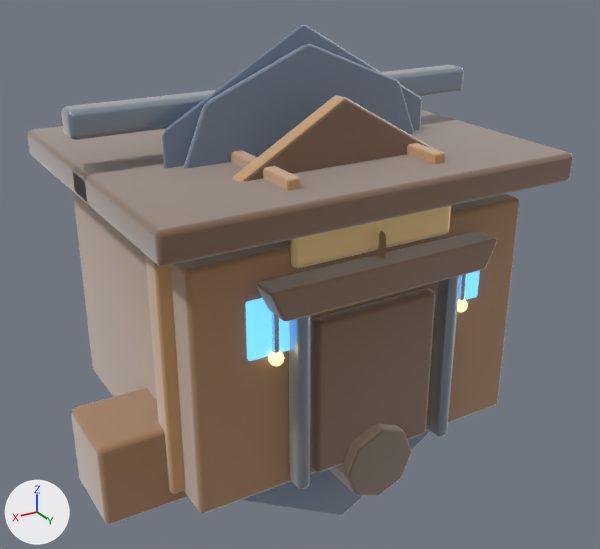
An edit to the glTF model public/assets/models/buildings/warehouse.glb, drawn before and after from the same camera.
The view is the same before and after, from a 50 mm camera at (3.09, 5.36, 3.81) aimed at (-0.1, 0.04, 1.15). Every picture has the same lights, and +X, +Y and +Z are marked at lower left. The older version comes first. Where no turn or scale is listed for an object, it has been applied to the vertices.

Names of what the first picture shows: 'LOD1_PROXY_cap', 'LOD2_PROXY_cap', 'cornerPost.R', 'crateB', 'door', 'doorFrameL', 'doorFrameR', 'frontAwning', 'plinth', 'ridge', 'roof.left', 'roof.right', 'roofTruss.L', 'roofTruss.R', 'warehouseBody', 'warehouseGable', 'warehouseSign', 'workPart' and 7 more.
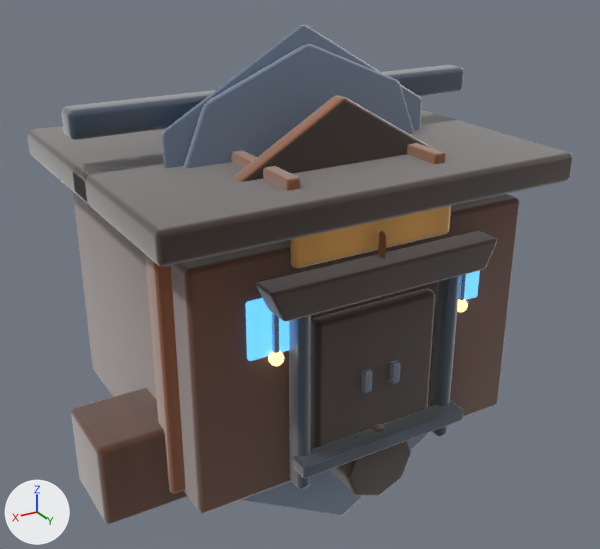
What differs and where, as boxes (x1, y1, x2, y2) in the pictures (600 x 549 px):
'warehouseBody', surface changed (darker): (73, 192, 520, 513) in both
'roof.left', surface changed: (73, 114, 573, 266) in both
'door', surface changed (darker): (310, 289, 435, 450) in both
'crateB', surface changed (darker): (71, 388, 187, 524) in both
'frontAwning', surface changed: (256, 231, 497, 321) in both
'warehouseGable', surface changed (darker): (233, 95, 434, 182) in both
'ridge', surface changed (darker): (62, 65, 464, 140) in both
'cornerPost.R', surface changed (darker): (145, 254, 185, 494) in both
'roof.right', surface changed: (27, 110, 435, 203) in both
'warehouseSign', surface changed: (290, 206, 451, 268) in both
'warehouseLoadingLip', added: after (293, 401, 463, 478)
'plinth', surface changed (darker): (330, 424, 411, 496) in both
'doorFrameR', surface changed (darker): (289, 315, 311, 489) in both
'doorFrameL', surface changed (darker): (429, 276, 460, 436) in both
'roofTruss.R', surface changed (darker): (231, 150, 300, 191) in both
'roofTruss.L', surface changed (darker): (407, 143, 446, 164) in both
'warehouseDoorHandle.R', added: after (362, 369, 372, 393)
'warehouseDoorHandle.L', added: after (389, 360, 400, 384)
'workPart', surface changed: (378, 231, 386, 259) in both

The change, as a list of edits to the scene's bpy script:
```text
Change mat_mat_warehouse_woodlight:
    where n2 = _N.new('ShaderNodeMix'); n2.name = 'Mix'
    remove n2.inputs[7].default_value = (0.56, 0.31, 0.12, 1.0)  # 'B', orange #c59761
    add n4 = _N.new('ShaderNodeTexImage'); n4.name = 'Image Texture'
    add n4.image = img_art_paint_mat_warehouse_woodlight
    where n3 = _N.new('ShaderNodeVertexColor'); n3.name = 'Color Attribute'
    remove _L.new(n3.outputs[0], n2.inputs[6])  # 'Color' to 'A'
    add _L.new(n3.outputs[0], n2.inputs[7])  # 'Color' to 'B'
    add _L.new(n4.outputs[0], n2.inputs[6])  # 'Color' to 'A'
Change mat_mat_warehouse_wood:
    where n2 = _N.new('ShaderNodeMix'); n2.name = 'Mix'
    remove n2.inputs[7].default_value = (0.36, 0.19, 0.08, 1.0)  # 'B', brown #a27950
    add n4 = _N.new('ShaderNodeTexImage'); n4.name = 'Image Texture'
    add n4.image = img_art_paint_mat_warehouse_wood
    where n3 = _N.new('ShaderNodeVertexColor'); n3.name = 'Color Attribute'
    remove _L.new(n3.outputs[0], n2.inputs[6])  # 'Color' to 'A'
    add _L.new(n3.outputs[0], n2.inputs[7])  # 'Color' to 'B'
    add _L.new(n4.outputs[0], n2.inputs[6])  # 'Color' to 'A'
Change mat_mat_warehouse_darkwood:
    where n2 = _N.new('ShaderNodeMix'); n2.name = 'Mix'
    remove n2.inputs[7].default_value = (0.2, 0.11, 0.06, 1.0)  # 'B', brown #7c5d45
    add n4 = _N.new('ShaderNodeTexImage'); n4.name = 'Image Texture'
    add n4.image = img_art_paint_mat_warehouse_darkwood
    where n3 = _N.new('ShaderNodeVertexColor'); n3.name = 'Color Attribute'
    remove _L.new(n3.outputs[0], n2.inputs[6])  # 'Color' to 'A'
    add _L.new(n3.outputs[0], n2.inputs[7])  # 'Color' to 'B'
    add _L.new(n4.outputs[0], n2.inputs[6])  # 'Color' to 'A'
Change mat_mat_warehouse_metal:
    where n2 = _N.new('ShaderNodeMix'); n2.name = 'Mix'
    remove n2.inputs[7].default_value = (0.32, 0.39, 0.48, 1.0)  # 'B', greyish blue #99a8b8
    add n4 = _N.new('ShaderNodeTexImage'); n4.name = 'Image Texture'
    add n4.image = img_art_paint_mat_warehouse_metal
    where n3 = _N.new('ShaderNodeVertexColor'); n3.name = 'Color Attribute'
    remove _L.new(n3.outputs[0], n2.inputs[6])  # 'Color' to 'A'
    add _L.new(n3.outputs[0], n2.inputs[7])  # 'Color' to 'B'
    add _L.new(n4.outputs[0], n2.inputs[6])  # 'Color' to 'A'
Change mat_mat_warehouse_stonedark:
    where n2 = _N.new('ShaderNodeMix'); n2.name = 'Mix'
    remove n2.inputs[7].default_value = (0.197, 0.139, 0.0928, 1.0)  # 'B', brown #7b6856
    add n4 = _N.new('ShaderNodeTexImage'); n4.name = 'Image Texture'
    add n4.image = img_art_paint_mat_warehouse_stonedark
    where n3 = _N.new('ShaderNodeVertexColor'); n3.name = 'Color Attribute'
    remove _L.new(n3.outputs[0], n2.inputs[6])  # 'Color' to 'A'
    add _L.new(n3.outputs[0], n2.inputs[7])  # 'Color' to 'B'
    add _L.new(n4.outputs[0], n2.inputs[6])  # 'Color' to 'A'
Change mat_mat_warehouse_accent:
    where n2 = _N.new('ShaderNodeMix'); n2.name = 'Mix'
    remove n2.inputs[7].default_value = (0.95, 0.68, 0.28, 1.0)  # 'B', beige #f9d790
    add n4 = _N.new('ShaderNodeTexImage'); n4.name = 'Image Texture'
    add n4.image = img_art_paint_mat_warehouse_accent
    where n3 = _N.new('ShaderNodeVertexColor'); n3.name = 'Color Attribute'
    remove _L.new(n3.outputs[0], n2.inputs[6])  # 'Color' to 'A'
    add _L.new(n3.outputs[0], n2.inputs[7])  # 'Color' to 'B'
    add _L.new(n4.outputs[0], n2.inputs[6])  # 'Color' to 'A'
Add ob_warehouseloadinglip:
    ob_warehouseloadinglip = bpy.data.objects.new('warehouseLoadingLip', me_cube_1233)  # 56 vertices, 108 faces; spans x -0.7..0.7, y -0.08..0.08, z -0.05..0.05
    ob_warehouseloadinglip.location = (0.0, 1.34, 0.38)
Add ob_warehousedoorhandle_r:
    ob_warehousedoorhandle_r = bpy.data.objects.new('warehouseDoorHandle.R', me_cube_1228)  # 56 vertices, 108 faces; spans x -0.03..0.03, y -0.025..0.025, z -0.08..0.08
    ob_warehousedoorhandle_r.location = (0.12, 1.3, 0.86)
Add ob_warehousedoorhandle_l:
    ob_warehousedoorhandle_l = bpy.data.objects.new('warehouseDoorHandle.L', me_cube_1227)  # 56 vertices, 108 faces; spans x -0.03..0.03, y -0.025..0.025, z -0.08..0.08
    ob_warehousedoorhandle_l.location = (-0.12, 1.3, 0.86)
```
